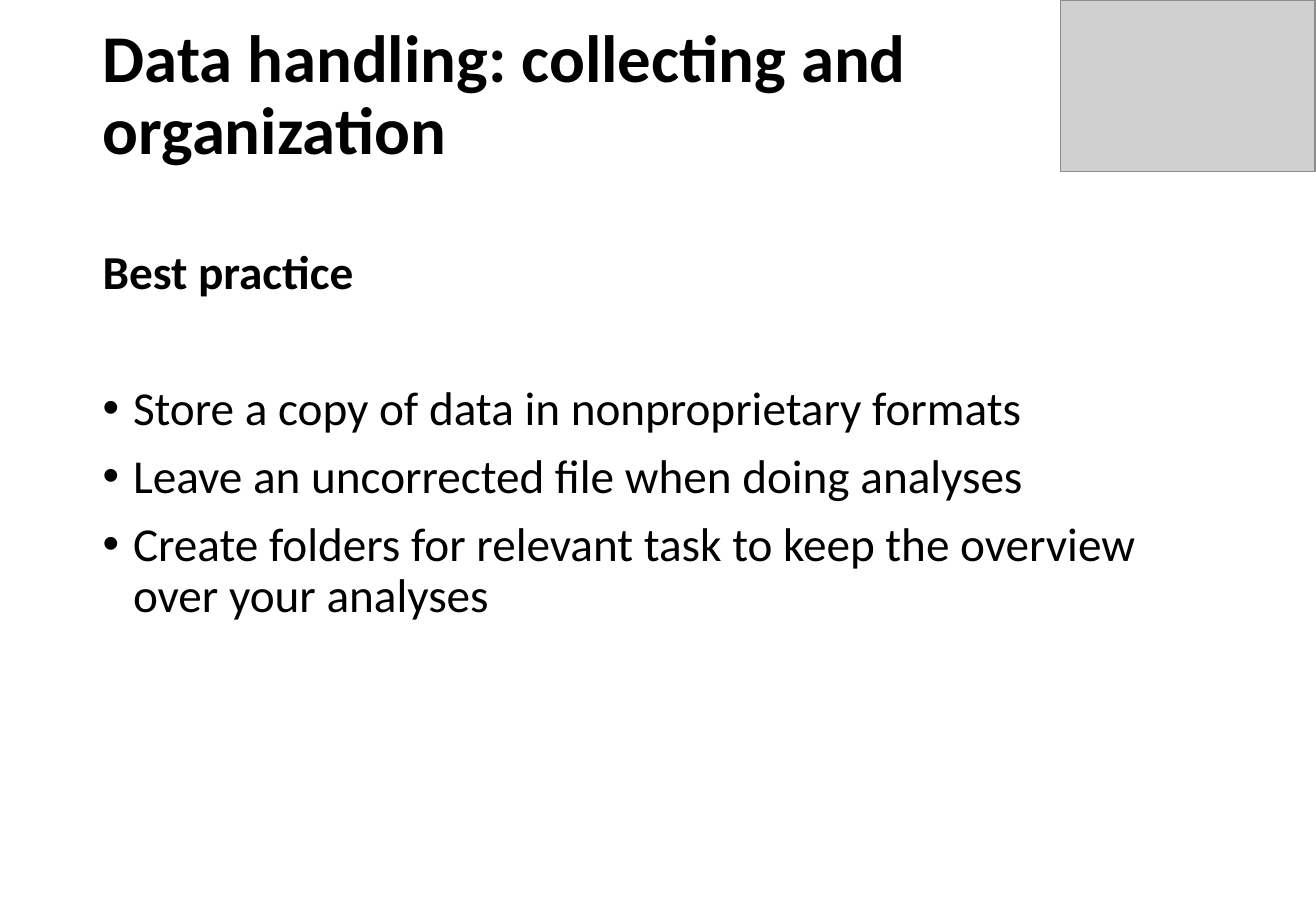
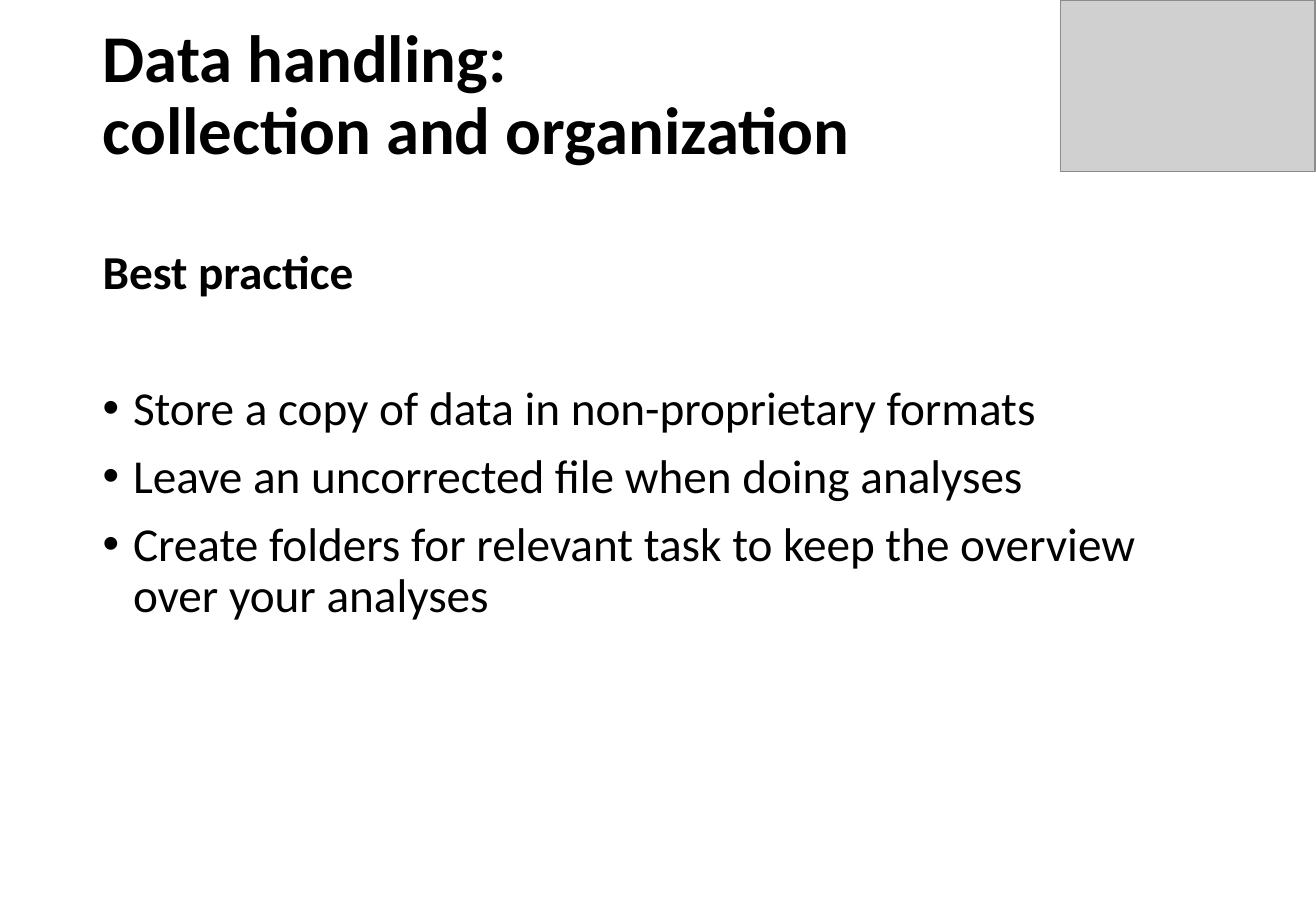
Before and after one commit to ramsyagha/tutorials, a slide deck: slide 34 of Lectures/1_Introduction to R.pptx (slide 29 before the commit). Drawn at 1316x911 pixels with LibreOffice and Linux fonts; fonts in the diff are those of the drawing; grey boxes stand for pictures. Boxes give left, top, right and bottom in pixels: in the first picture for what was removed or moved away, otherwise in the second. Text is boxed around its words. In the diff, an @@ line names an element or a change of style, - is before the commit and + after.

```diff
--- a/Lectures/1_Introduction to R.pptx
+++ b/Lectures/1_Introduction to R.pptx
@@ title at (103,35,849,166): text changed @@
-Data handling: collecting and
-organization
+Data handling:
+collection and organization
@@ text at (133,392,1036,433): text changed @@
-• Store a copy of data in nonproprietary formats
+• Store a copy of data in non-proprietary formats
```
Also in this commit, not shown: 25 other slides changed, 15 slides added, 1 slide removed.
